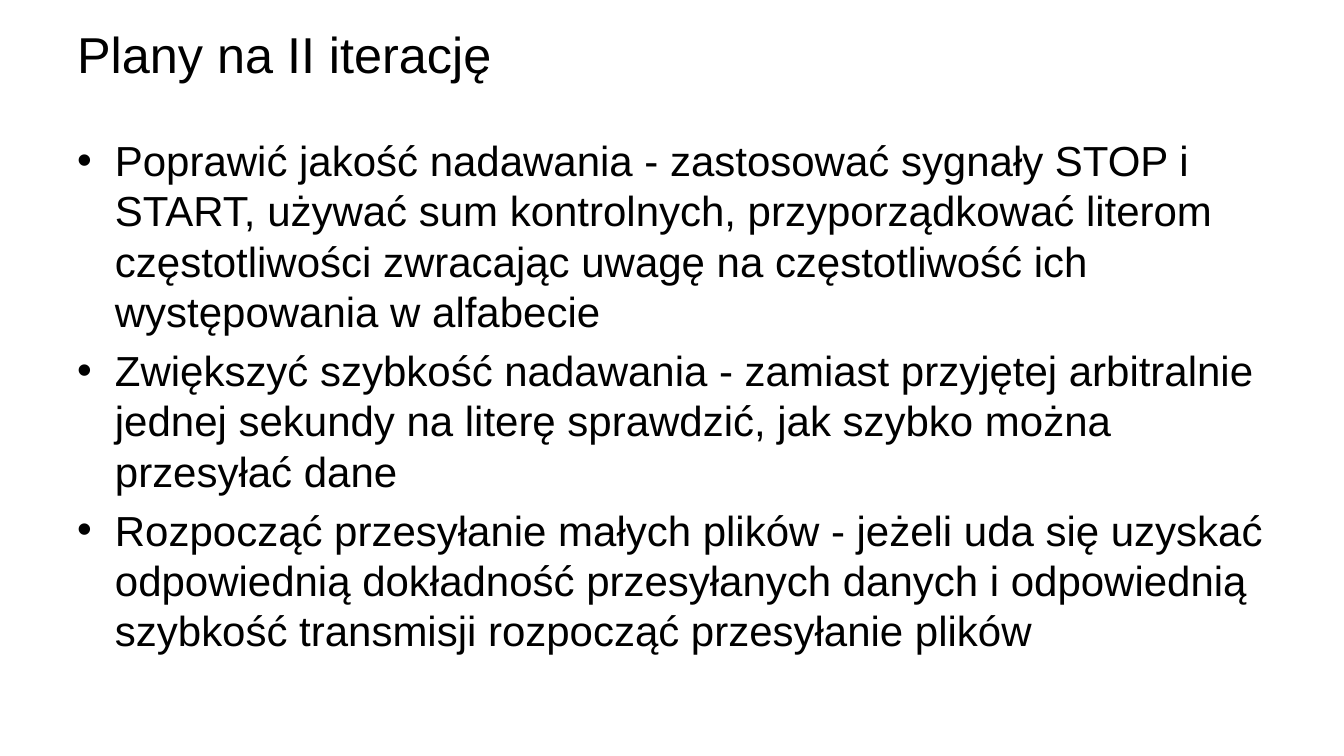
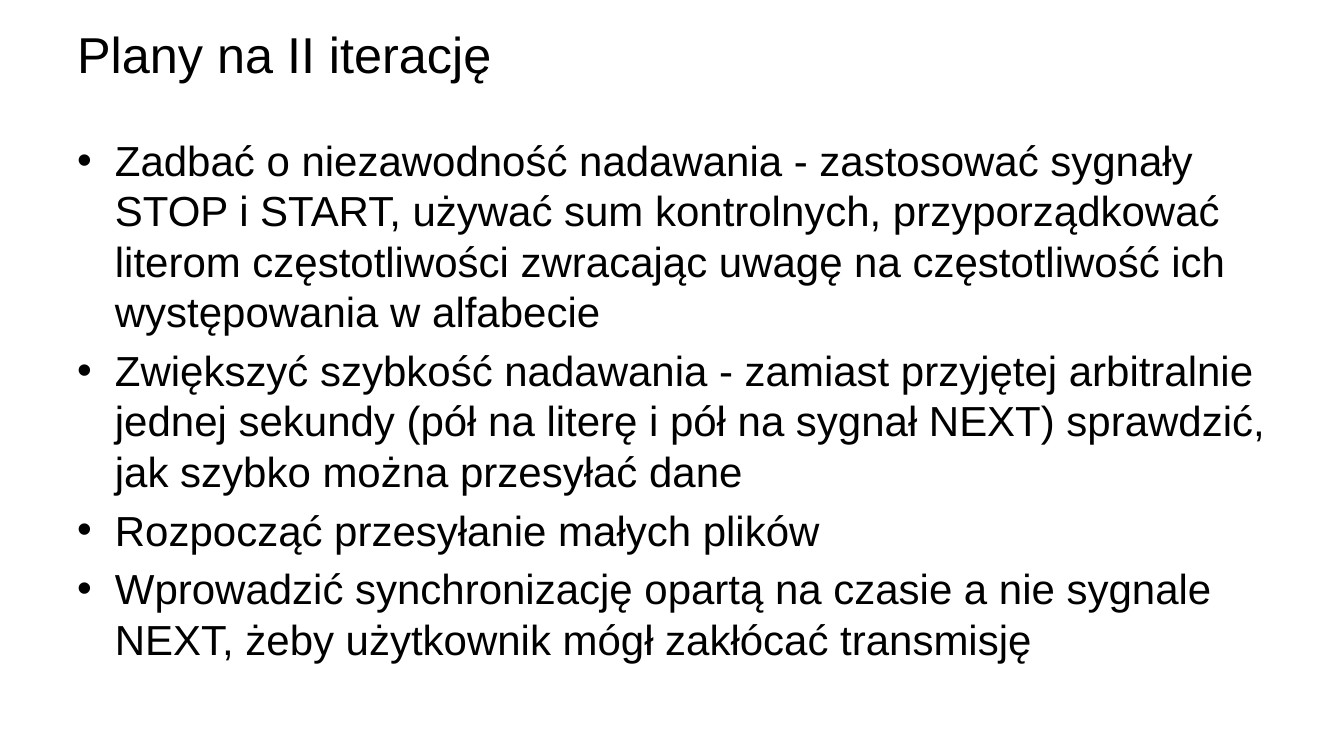
Before and after one commit to swtwsk/IO-Fouriers, a slide deck: slide 11 of private/Fourier.pptx (slide 10 before the commit). Drawn at 1344x756 pixels with LibreOffice and Linux fonts; fonts in the diff are those of the drawing; background and template pictures are left out. Boxes give left, top, right and bottom in pixels: in the first picture for what was removed or moved away, otherwise in the second. Text is boxed around its words. In the diff, an @@ line names an element or a change of style, - is before the commit and + after.

```diff
--- a/private/Fourier.pptx
+++ b/private/Fourier.pptx
@@ text at [115,145,1264,663]: text changed @@
-• Poprawić jakość nadawania - zastosować sygnały STOP i START, używać sum kontrolnych, przyporządkować literom częstotliwości zwracając uwagę na częstotliwość ich występowania w alfabecie
-• Zwiększyć szybkość nadawania - zamiast przyjętej arbitralnie jednej sekundy na literę sprawdzić, jak szybko można przesyłać dane
-• Rozpocząć przesyłanie małych plików - jeżeli uda się uzyskać odpowiednią dokładność przesyłanych danych i odpowiednią szybkość transmisji rozpocząć przesyłanie plików
+• Zadbać o niezawodność nadawania - zastosować sygnały STOP i START, używać sum kontrolnych, przyporządkować literom częstotliwości zwracając uwagę na częstotliwość ich występowania w alfabecie
+• Zwiększyć szybkość nadawania - zamiast przyjętej arbitralnie jednej sekundy (pół na literę i pół na sygnał NEXT) sprawdzić, jak szybko można przesyłać dane
+• Rozpocząć przesyłanie małych plików
+• Wprowadzić synchronizację opartą na czasie a nie sygnale NEXT, żeby użytkownik mógł zakłócać transmisję
```
Also in this commit, not shown: 1 slide added, 1 other file.
